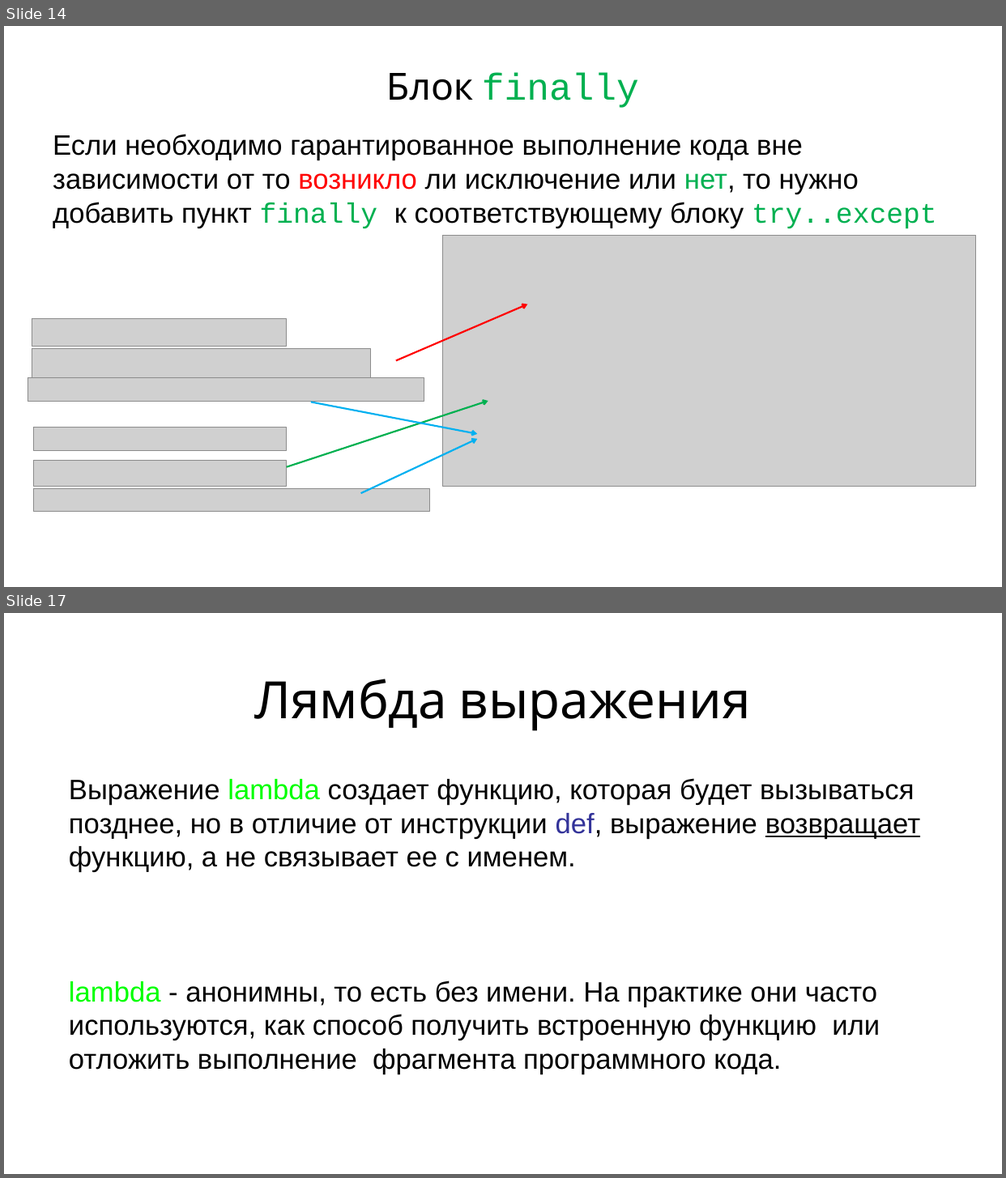
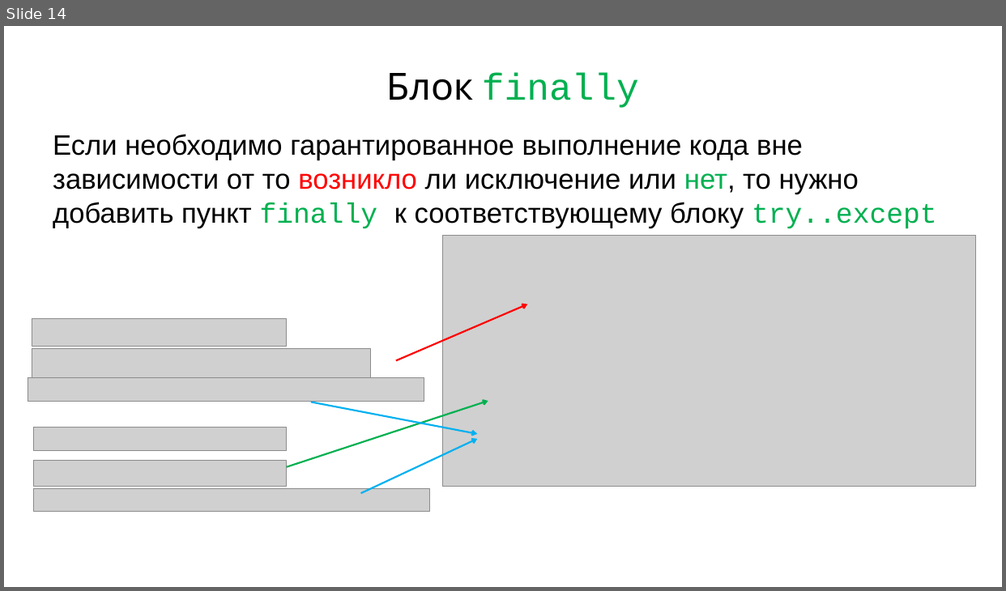
Before and after one commit to maxchv/LearnPython, a slide deck: week05/Exceptions.pptx. Shown one above the other, each under a label of ours: slides 14 and 17 before the commit, slide 14 after it; the slides between them are not shown. The pictures are 1006x1178 and 1006x591 pixels, drawn with LibreOffice and Linux fonts; fonts in the diff are those of the drawing; grey boxes stand for pictures. Boxes give left, top, right and bottom in pixels: in the first picture for what was removed or moved away, otherwise in the second. Text is boxed around its words. In the diff, an @@ line names an element or a change of style, - is before the commit and + after.

Commit message:
Добавлена презентация по лямбдам. обновлены примеры

```diff
--- a/week05/Exceptions.pptx
+++ b/week05/Exceptions.pptx
@@ slide 17 removed at [4,613,1002,1174], background #FFFFFF @@
@@ title removed at [254,679,751,731] @@
-Лямбда выражения
@@ text removed at [69,778,920,1075] @@
-Выражение lambda создает функцию, которая будет вызываться позднее, но в отличие от инструкции def, выражение возвращает функцию, а не связывает ее с именем.
-lambda - анонимны, то есть без имени. На практике они часто используются, как способ получить встроенную функцию или отложить выполнение фрагмента программного кода.
@@ text removed at [317,803,396,833] @@
-hello():
```
Also in this commit, not shown: 4 slides changed, 1 slide added, 6 other slides removed, 3 other files.
